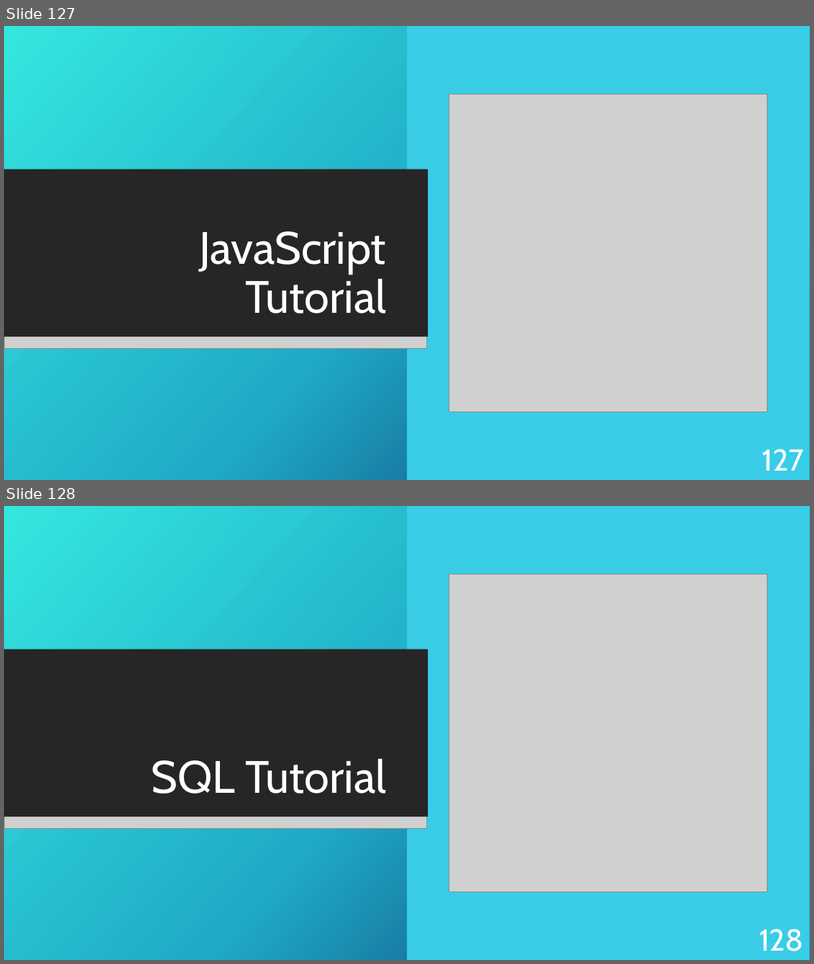
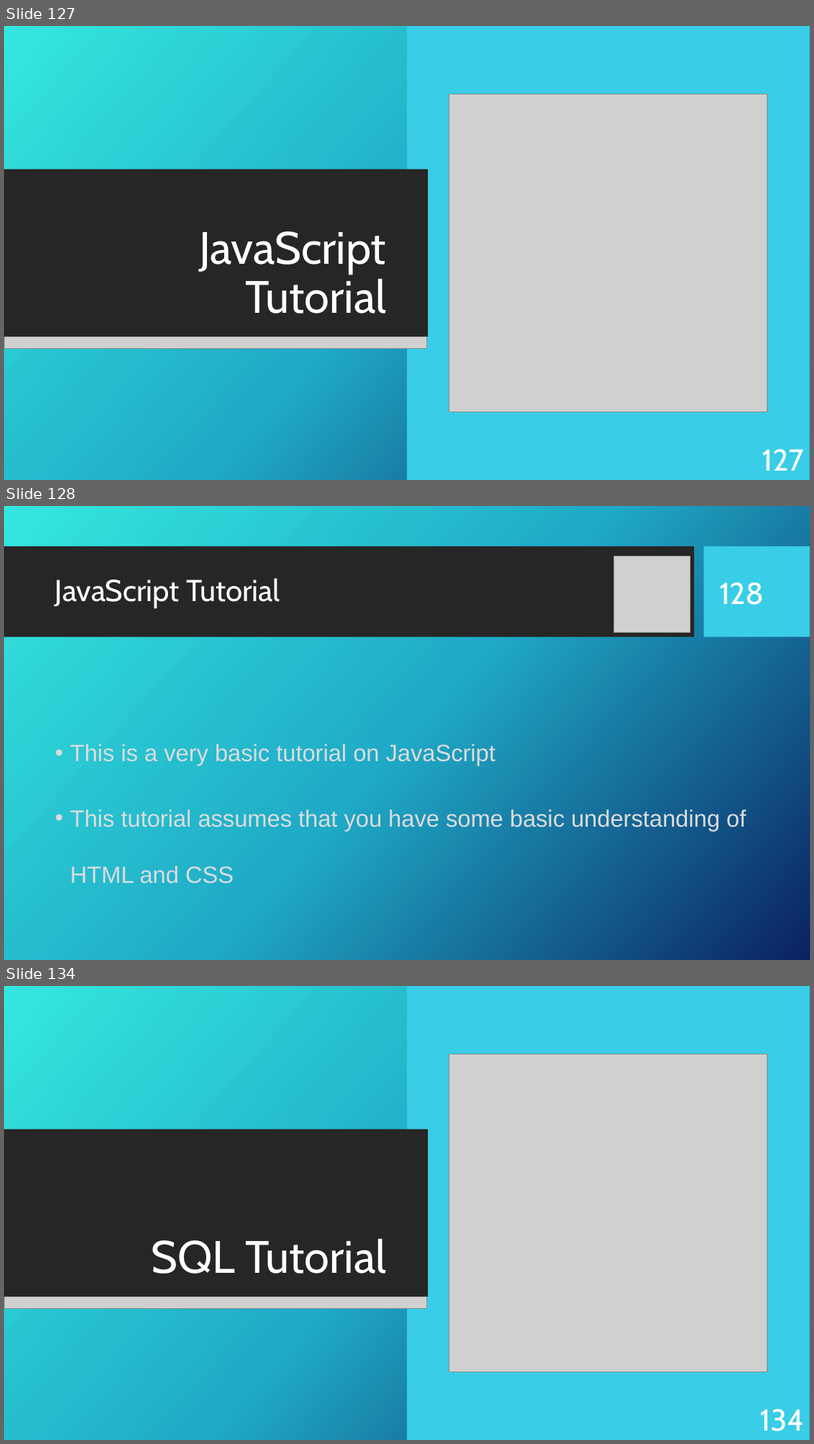
Before and after one commit to KurtAbraham/CS451, a slide deck: CS 451-KAbraham-Internet Technologies Tutorials.pptx. Shown one above the other, each under a label of ours: slides 127 and 128 before the commit, slides 127, 128 and 134 after it; the slides between them are not shown. The pictures are 814x964 and 814x1444 pixels, drawn with LibreOffice and Linux fonts; fonts in the diff are those of the drawing; grey boxes stand for pictures; background and template pictures are left out. Boxes give left, top, right and bottom in pixels: in the first picture for what was removed or moved away, otherwise in the second. Text is boxed around its words. In the diff, an @@ line names an element or a change of style, - is before the commit and + after.

```diff
--- a/CS 451-KAbraham-Internet Technologies Tutorials.pptx
+++ b/CS 451-KAbraham-Internet Technologies Tutorials.pptx
@@ slide 128 added at (x1=4, y1=506, x2=810, y2=960), background picture (left out) @@
@@ rectangle added at (x1=4, y1=546, x2=694, y2=637), fill #262626 @@
@@ rectangle added at (x1=705, y1=546, x2=810, y2=637), fill #39CDE7 @@
@@ picture added at (x1=615, y1=556, x2=691, y2=632) @@
@@ title added at (x1=55, y1=578, x2=280, y2=608), 36 pt, text #FFFFFF @@
+JavaScript Tutorial
@@ page number added at (x1=720, y1=582, x2=764, y2=605), 36 pt, text #FFFFFF @@
+128
@@ text added at (x1=70, y1=744, x2=746, y2=883), 28 pt, text #DCDCDC @@
+• This is a very basic tutorial on JavaScript
+• This tutorial assumes that you have some basic understanding of HTML and CSS
@@ what was slide 128 is now slide 134 @@
@@ page number at (x1=760, y1=1409, x2=804, y2=1431): text changed @@
-128
+134
```
Also in this commit, not shown: 1 slide changed, 5 other slides added, 9 other files.
